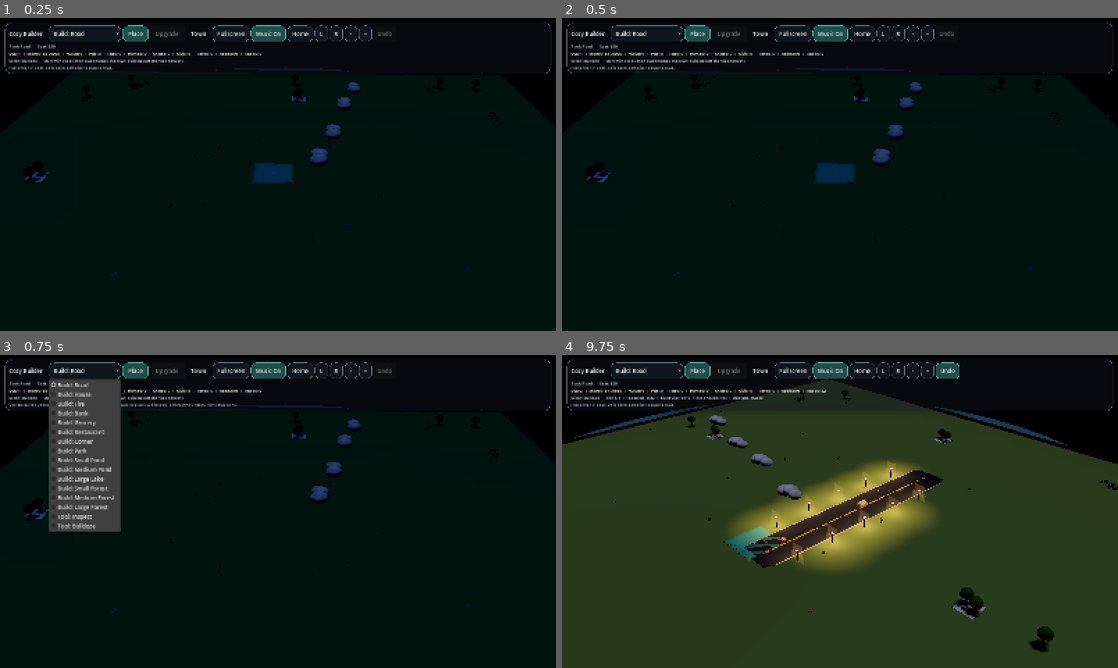
Above: before the commit, frames 1-4 (two rows, left to right).
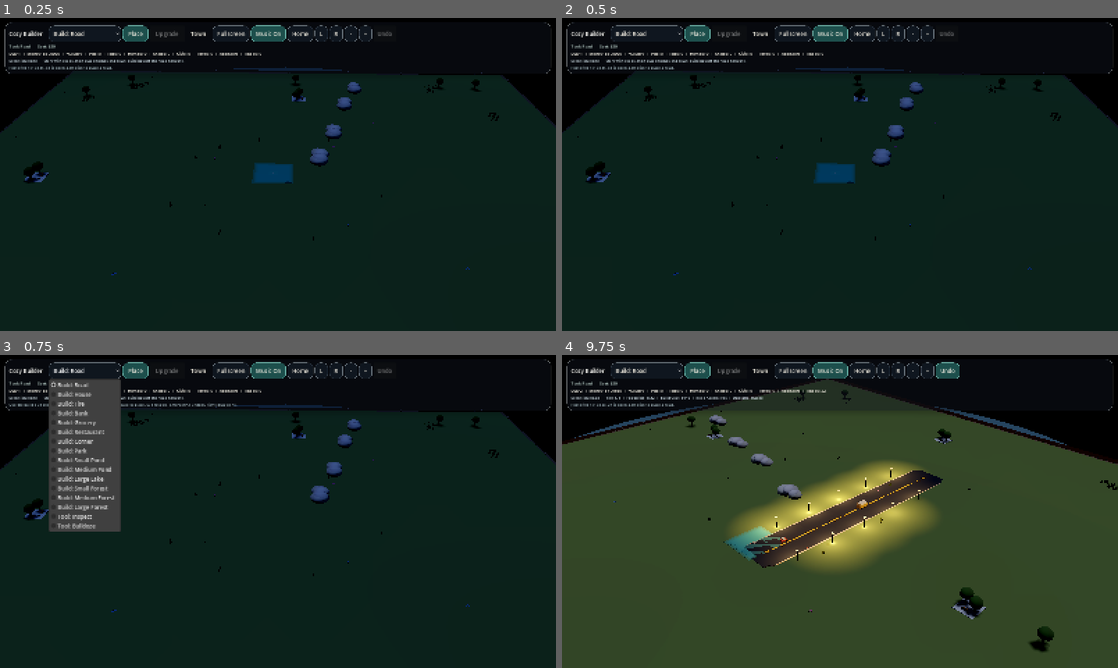
Above: after the commit, the same moments.

Repository: johnswaffles/my-backend-api
Game: Godot game, scene res://scenes/main_scene.tscn
Two runs of this game, one before a commit and one after it. Both use one fixed random seed, a clock stepped at 60 frames per second and the inputs below.
Inputs (mouse positions are in pixels of both pictures, inside the frame that each line leads up to):
- Up to frame 1 (0.25 s): no input
- Up to frame 2 (0.5 s): no input
- Up to frame 3 (0.75 s): click "Build: Road" at 0.5 s
- Up to frame 4 (9.75 s): click "Place" at 1.25 s; click "Town" at 2 s; click "Home" at 2.75 s; click "L" at 3.5 s; click "R" at 4.25 s; click "-" at 5 s; click "+" at 5.75 s; click "Music On" at 6.5 s; click "R" at 7.25 s; click "Music Off" at 8 s; move the mouse to (962, 495) at 8.77 s; hold D 8.78-9.5 s; tap 1 at 8.85 s; click (962, 495) at 8.92 s; drag from (728, 527) to (812, 574) at 9.52 s

The runs differ from the first frame. In frame 4, 0.9% of the frame differs, in the area x 35-66%, y 33-68%.

Commit message:
Use mesh-free street light glow pools

Diff:
--- a/cozy-builder-godot/scenes/lighting_controller.tscn
+++ b/cozy-builder-godot/scenes/lighting_controller.tscn
@@ -18,7 +18,7 @@
 sky = SubResource("2")
 ambient_light_source = 3
 ambient_light_color = Color(0.0745098, 0.0862745, 0.117647, 1)
-ambient_light_energy = 0.11
+ambient_light_energy = 0.14
 reflected_light_source = 1
 tonemap_mode = 2
 glow_enabled = true
@@ -26,11 +26,11 @@
 glow_intensity = 0.16
 fog_enabled = true
 fog_light_color = Color(0.282353, 0.223529, 0.231373, 1)
-fog_light_energy = 0.11
-fog_density = 0.0011
+fog_light_energy = 0.12
+fog_density = 0.001
 adjustment_enabled = true
-adjustment_brightness = 0.76
-adjustment_contrast = 1.14
+adjustment_brightness = 0.82
+adjustment_contrast = 1.1
 adjustment_saturation = 1.04
 
 [node name="LightingController" type="Node3D"]
@@ -42,7 +42,7 @@
 [node name="Sun" type="DirectionalLight3D" parent="."]
 rotation_degrees = Vector3(-68, -32, 0)
 light_color = Color(0.560784, 0.65098, 0.839216, 1)
-light_energy = 0.22
+light_energy = 0.26
 shadow_enabled = true
 directional_shadow_mode = 2
 directional_shadow_max_distance = 180.0
@@ -54,5 +54,5 @@
 [node name="FillLight" type="DirectionalLight3D" parent="."]
 rotation_degrees = Vector3(-18, 136, 0)
 light_color = Color(0.235294, 0.313726, 0.505882, 1)
-light_energy = 0.08
+light_energy = 0.09
 shadow_enabled = false
--- a/cozy-builder-godot/scripts/building_system.gd
+++ b/cozy-builder-godot/scripts/building_system.gd
@@ -3040,39 +3040,39 @@
 	var town_strength := _town_light_strength()
 	var cycle := fmod(float(_day - 1) + _simulation_clock / 7.5, 6.0) / 6.0
 	var moon_wave := sin(cycle * TAU)
-	var night_strength: float = clampf(1.0 - town_strength * 0.76 + moon_wave * 0.03, 0.08, 1.0)
-	var sky_top: Color = Color(0.025, 0.03, 0.06).lerp(Color(0.08, 0.1, 0.16), town_strength * 0.7)
-	var sky_horizon: Color = Color(0.06, 0.05, 0.09).lerp(Color(0.28, 0.2, 0.22), town_strength * 0.64)
+	var night_strength: float = clampf(1.0 - town_strength * 0.54 + moon_wave * 0.025, 0.18, 1.0)
+	var sky_top: Color = Color(0.05, 0.06, 0.09).lerp(Color(0.11, 0.13, 0.19), town_strength * 0.64)
+	var sky_horizon: Color = Color(0.09, 0.08, 0.11).lerp(Color(0.34, 0.24, 0.22), town_strength * 0.56)
 	if world_environment and world_environment.environment:
 		var env: Environment = world_environment.environment
 		env.background_mode = Environment.BG_COLOR
 		env.background_color = sky_top.lerp(sky_horizon, 0.68)
-		env.ambient_light_color = sky_top.lerp(Color(0.84, 0.72, 0.66), 0.2)
-		env.ambient_light_energy = 0.03 + town_strength * 0.17
+		env.ambient_light_color = sky_top.lerp(Color(0.86, 0.76, 0.7), 0.16)
+		env.ambient_light_energy = 0.14 + town_strength * 0.12
 		env.fog_enabled = true
 		env.fog_light_color = sky_horizon
-		env.fog_light_energy = 0.08 + town_strength * 0.07
-		env.fog_density = 0.0017 + night_strength * 0.0016
-		env.glow_bloom = 0.14 + town_strength * 0.1
-		env.glow_intensity = 0.22 + town_strength * 0.18
+		env.fog_light_energy = 0.12 + town_strength * 0.05
+		env.fog_density = 0.001 + night_strength * 0.0009
+		env.glow_bloom = 0.1 + town_strength * 0.08
+		env.glow_intensity = 0.16 + town_strength * 0.13
 		env.adjustment_enabled = true
-		env.adjustment_brightness = 0.58 + town_strength * 0.22
-		env.adjustment_contrast = 1.34 + night_strength * 0.12
-		env.adjustment_saturation = 1.06
+		env.adjustment_brightness = 0.82 + town_strength * 0.08
+		env.adjustment_contrast = 1.1 + night_strength * 0.06
+		env.adjustment_saturation = 1.04
 	if sun:
-		sun.light_color = Color(0.48, 0.58, 0.84).lerp(Color(1.0, 0.8, 0.52), town_strength * 0.68)
-		sun.light_energy = 0.08 + town_strength * 0.48
+		sun.light_color = Color(0.5, 0.6, 0.84).lerp(Color(1.0, 0.82, 0.56), town_strength * 0.62)
+		sun.light_energy = 0.22 + town_strength * 0.3
 		sun.rotation_degrees = Vector3(-62.0, -30.0, 0.0)
 		sun.shadow_blur = 0.96
 	if fill_light:
-		fill_light.light_color = Color(0.24, 0.32, 0.52).lerp(Color(0.96, 0.82, 0.62), town_strength * 0.48)
-		fill_light.light_energy = 0.04 + town_strength * 0.12
+		fill_light.light_color = Color(0.26, 0.34, 0.54).lerp(Color(0.96, 0.84, 0.64), town_strength * 0.42)
+		fill_light.light_energy = 0.08 + town_strength * 0.08
 
 	for band in _window_bands:
 		if is_instance_valid(band):
 			var material := band.material_override as StandardMaterial3D
 			if material:
-				material.emission_energy_multiplier = 0.95 + town_strength * 1.0 + night_strength * 0.32
+				material.emission_energy_multiplier = 1.08 + town_strength * 0.96 + night_strength * 0.22
 
 
 func _spawn_road_tile(world_position: Vector3, preview: bool) -> Node3D:
@@ -4811,25 +4811,14 @@
 
 
 func _add_light_pool_local(position_3d: Vector3, parent: Node, glow_color: Color, alpha: float, energy: float, radius: float, height: float) -> void:
-	var pool := MeshInstance3D.new()
-	var mesh := PlaneMesh.new()
-	mesh.size = Vector2(radius * 2.5, radius * 2.5)
-	pool.mesh = mesh
-	var material := StandardMaterial3D.new()
-	material.albedo_color = Color(glow_color.r, glow_color.g, glow_color.b, alpha)
-	material.roughness = 1.0
-	material.metallic_specular = 0.0
-	material.shading_mode = BaseMaterial3D.SHADING_MODE_UNSHADED
-	material.transparency = BaseMaterial3D.TRANSPARENCY_ALPHA
-	material.cull_mode = BaseMaterial3D.CULL_DISABLED
-	material.emission_enabled = true
-	material.emission = glow_color
-	material.emission_energy_multiplier = energy
-	pool.material_override = material
-	pool.cast_shadow = GeometryInstance3D.SHADOW_CASTING_SETTING_OFF
-	pool.position = position_3d + Vector3(0.0, 0.01, 0.0)
-	pool.rotation_degrees.x = -90.0
-	pool.scale = Vector3(1.0, 1.0, 1.0)
+	var pool := SpotLight3D.new()
+	pool.position = position_3d + Vector3(0.0, 0.2, 0.0)
+	pool.rotation_degrees = Vector3(-90.0, 0.0, 0.0)
+	pool.light_color = glow_color
+	pool.light_energy = energy
+	pool.spot_range = maxf(4.4, radius * 11.0)
+	pool.spot_angle = 72.0
+	pool.shadow_enabled = false
 	parent.add_child(pool)
 
 
--- a/cozy-builder-godot/scripts/lighting_controller.gd
+++ b/cozy-builder-godot/scripts/lighting_controller.gd
@@ -16,27 +16,27 @@
 		var env: Environment = world_environment.environment
 		env.background_mode = Environment.BG_SKY
 		env.ambient_light_color = sky_top.lerp(Color(0.86, 0.76, 0.7), 0.16)
-		env.ambient_light_energy = 0.11 + town_strength * 0.14
+		env.ambient_light_energy = 0.14 + town_strength * 0.12
 		env.fog_enabled = true
 		env.fog_light_color = sky_horizon
-		env.fog_light_energy = 0.11 + town_strength * 0.05
-		env.fog_density = 0.0011 + night_strength * 0.001
+		env.fog_light_energy = 0.12 + town_strength * 0.05
+		env.fog_density = 0.001 + night_strength * 0.0009
 		env.glow_bloom = 0.1 + town_strength * 0.08
-		env.glow_intensity = 0.16 + town_strength * 0.13
+		env.glow_intensity = 0.16 + town_strength * 0.12
 		env.adjustment_enabled = true
-		env.adjustment_brightness = 0.76 + town_strength * 0.1
-		env.adjustment_contrast = 1.14 + night_strength * 0.07
+		env.adjustment_brightness = 0.82 + town_strength * 0.08
+		env.adjustment_contrast = 1.1 + night_strength * 0.06
 		env.adjustment_saturation = 1.04
 	if sun:
 		sun.light_color = Color(0.5, 0.6, 0.84).lerp(Color(1.0, 0.82, 0.56), town_strength * 0.62)
-		sun.light_energy = 0.22 + town_strength * 0.3
+		sun.light_energy = 0.26 + town_strength * 0.26
 		sun.rotation_degrees = Vector3(-62.0, -30.0, 0.0)
 		sun.shadow_blur = 0.96
 	if fill_light:
 		fill_light.light_color = Color(0.26, 0.34, 0.54).lerp(Color(0.96, 0.84, 0.64), town_strength * 0.42)
-		fill_light.light_energy = 0.08 + town_strength * 0.08
+		fill_light.light_energy = 0.09 + town_strength * 0.07
 	for band in window_bands:
 		if is_instance_valid(band):
 			var material := band.material_override as StandardMaterial3D
 			if material:
-				material.emission_energy_multiplier = 1.08 + town_strength * 1.0 + night_strength * 0.22
+				material.emission_energy_multiplier = 1.08 + town_strength * 0.96 + night_strength * 0.22
Not shown, changed: public/godot-playtest/index.html
Not shown, changed: public/godot-playtest/index.pck
